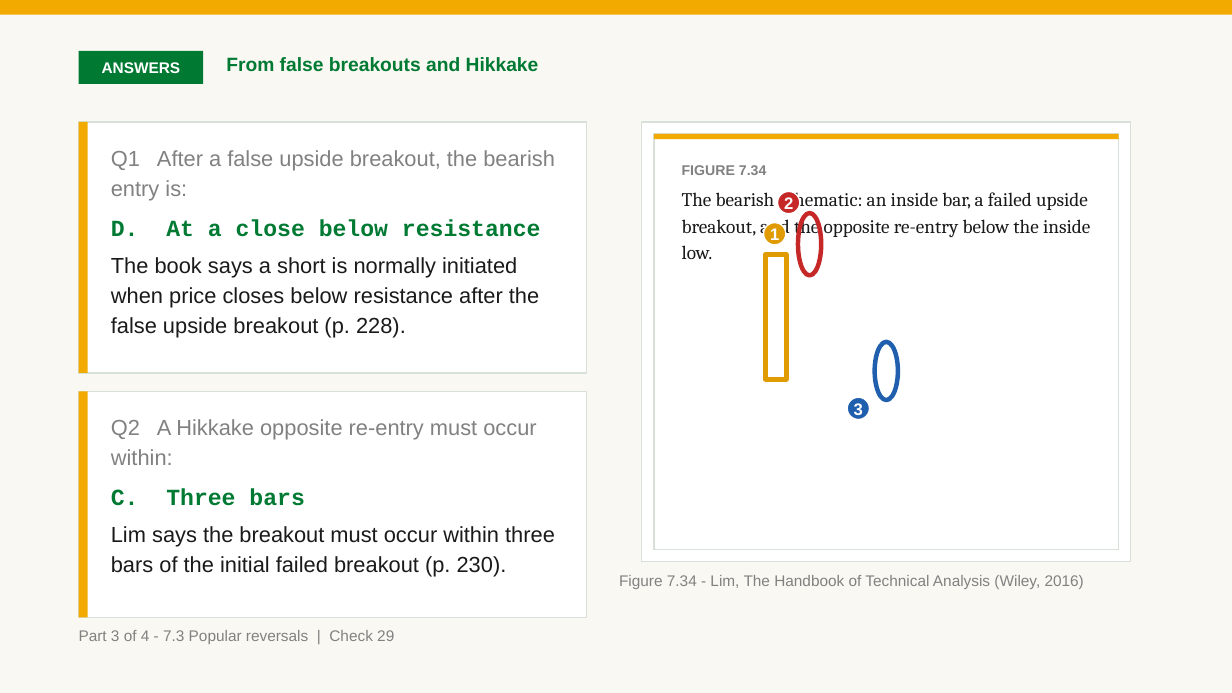
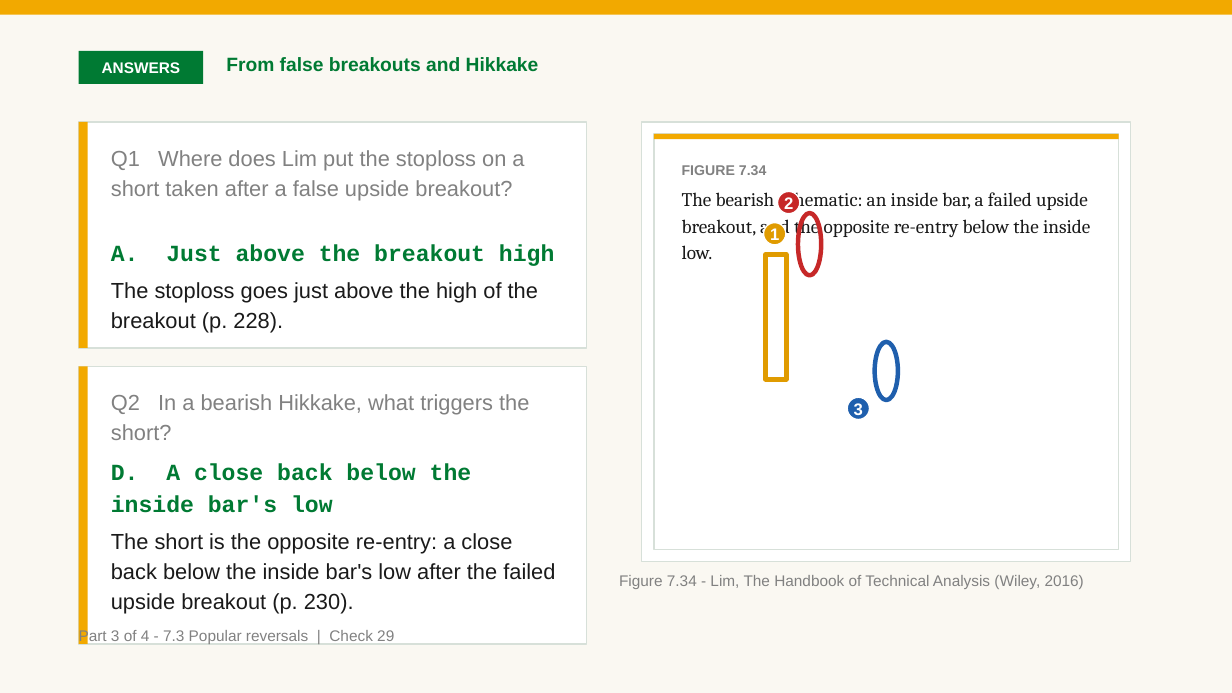
Before and after one commit to benjiesotelo-sudo/Telos_FIN1209, a slide deck: slide 250 of chapter-07/FIN1209-Chapter-07.pptx (slide 237 before the commit). Drawn at 1232x693 pixels with LibreOffice and Linux fonts; fonts in the diff are those of the drawing. Boxes give left, top, right and bottom in pixels: in the first picture for what was removed or moved away, otherwise in the second. Text is boxed around its words. In the diff, an @@ line names an element or a change of style, - is before the commit and + after.

```diff
--- a/chapter-07/FIN1209-Chapter-07.pptx
+++ b/chapter-07/FIN1209-Chapter-07.pptx
@@ rectangle: place and size @@
-rectangle at [79,122,587,373]
+rectangle at [79,122,587,348]
@@ rectangle: place and size @@
-rectangle at [79,122,88,373]
+rectangle at [79,122,88,348]
@@ text at [111,150,524,201]: text changed @@
-Q1 After a false upside breakout, the bearish entry is:
+Q1 Where does Lim put the stoploss on a short taken after a false upside breakout?
@@ text at [111,244,554,332]: text changed @@
-D. At a close below resistance
-The book says a short is normally initiated when price closes below resistance after the false upside breakout (p. 228).
+A. Just above the breakout high
+The stoploss goes just above the high of the breakout (p. 228).
@@ rectangle: place and size @@
-rectangle at [79,392,587,618]
+rectangle at [79,367,587,644]
@@ rectangle: place and size @@
-rectangle at [79,392,88,618]
+rectangle at [79,367,88,644]
@@ text at [111,394,529,440]: text changed @@
-Q2 A Hikkake opposite re-entry must occur within:
+Q2 In a bearish Hikkake, what triggers the short?
@@ text at [111,464,555,614]: text changed @@
-C. Three bars
-Lim says the breakout must occur within three bars of the initial failed breakout (p. 230).
+D. A close back below the inside bar's low
+The short is the opposite re-entry: a close back below the inside bar's low after the failed upside breakout (p. 230).
```
Also in this commit, not shown: 193 other slides changed, 15 slides added, 4 other files.
